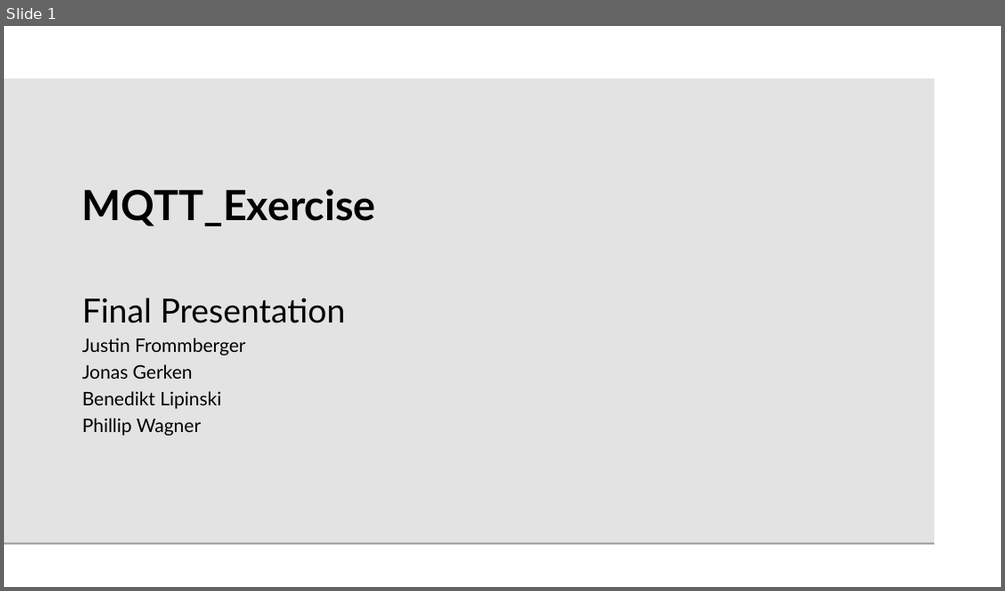
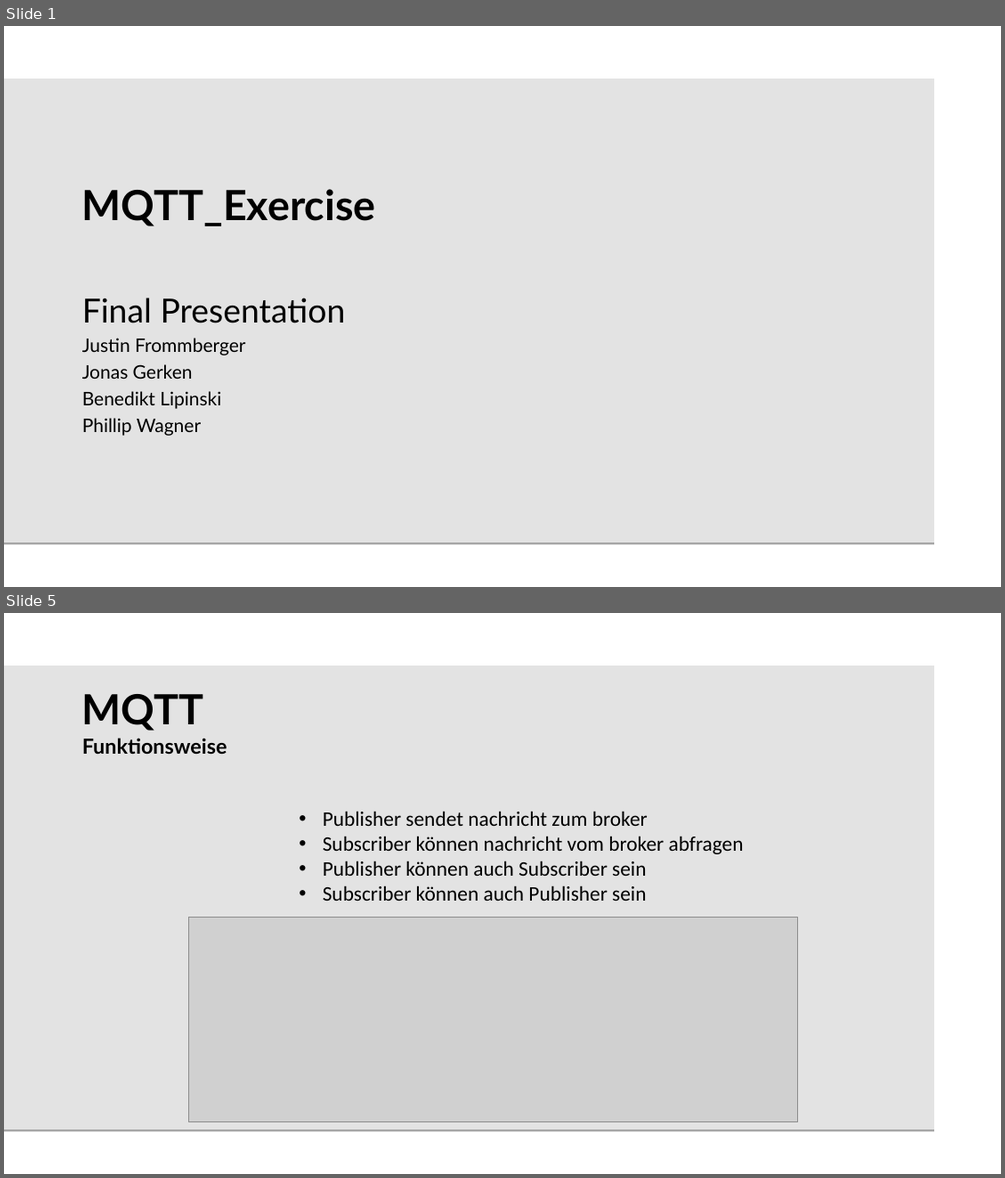
Before and after one commit to elehshl/mqtt_exercise_2021, a slide deck: presentation/MQTT_Exercise.odp. Shown one above the other, each under a label of ours: slide 1 before the commit, slides 1 and 5 after it; the slides between them are not shown. The pictures are 1005x591 and 1005x1178 pixels, drawn with LibreOffice and Linux fonts; fonts in the diff are those of the drawing; grey boxes stand for pictures; background and template pictures are left out. Boxes give left, top, right and bottom in pixels: in the first picture for what was removed or moved away, otherwise in the second. Text is boxed around its words. In the diff, an @@ line names an element or a change of style, - is before the commit and + after.

```diff
--- a/presentation/MQTT_Exercise.odp
+++ b/presentation/MQTT_Exercise.odp
@@ slide 5 added at box(4, 613, 1001, 1174), background #FFFFFF; not listed: 1 template element that a slide beside it also shows @@
@@ title added at box(82, 694, 227, 754), 20 pt, text #000000, bold @@
+MQTT
+Funktionsweise
@@ text added at box(323, 811, 744, 900), 20 pt, text #000000 @@
+• Publisher sendet nachricht zum broker
+• Subscriber können nachricht vom broker abfragen
+• Publisher können auch Subscriber sein
+• Subscriber können auch Publisher sein
@@ picture added at box(189, 917, 798, 1121) @@
```
Also in this commit, not shown: 15 slides changed, 3 other slides added.
